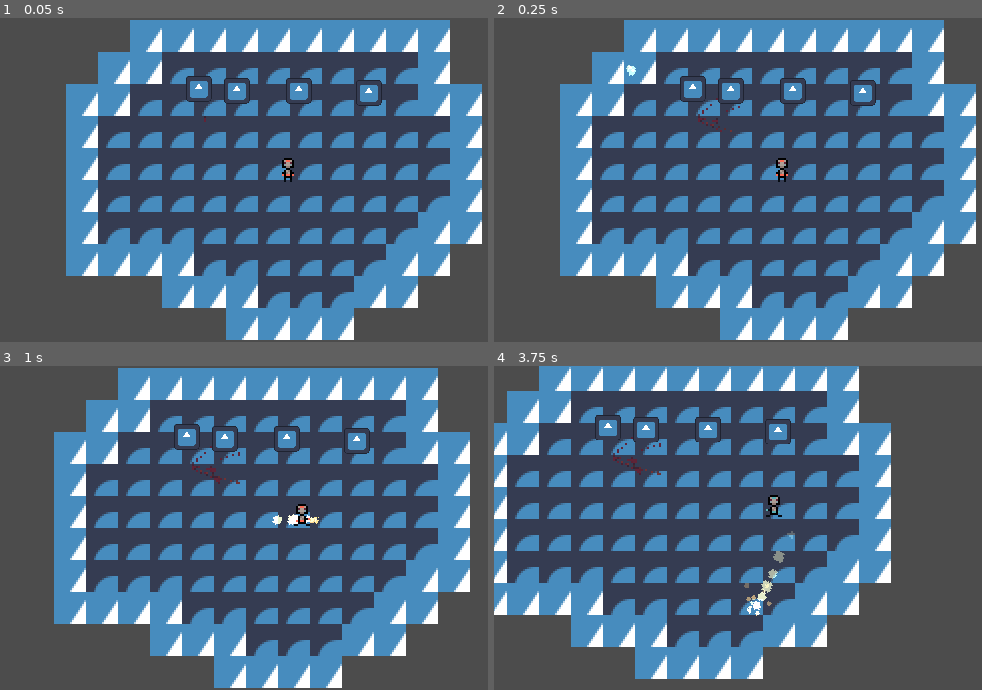
Above: before the commit, frames 1-4 (two rows, left to right).
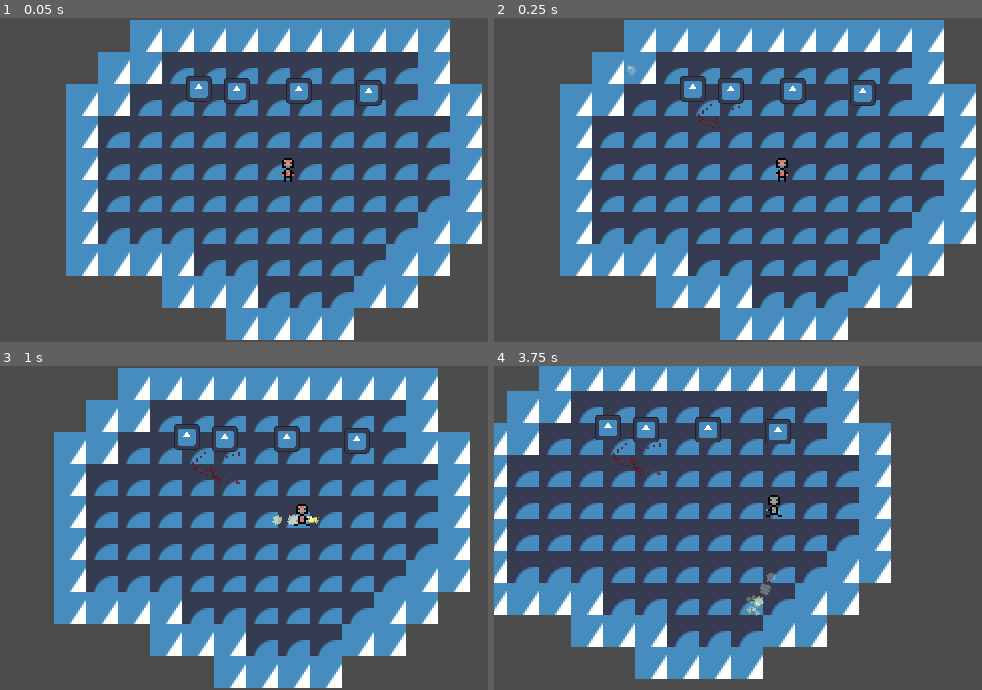
Above: after the commit, the same moments.

Repository: OlliO6/Granted-Wish
Game: Godot game, scene res://content/main.tscn
The game is run twice, just before and just after one commit, with the same random seed, the same clock (stepped at 60 frames per second) and the same inputs. The engine's default icon, where the game draws it, is replaced by a stand-in: a white triangle on a blue panel in a dark square.
Inputs (mouse positions are in pixels of both pictures, inside the frame that each line leads up to):
- Up to frame 1 (0.05 s): no input
- Up to frame 2 (0.25 s): no input
- Up to frame 3 (1 s): tap Enter at 0.5 s; move the mouse to (414, 511) at 0.52 s; press the mouse at (414, 511) at 0.53 s; hold D (move_right) from 0.53 s (still down)
- Up to frame 4 (3.75 s): move the mouse to (664, 544) at 1.27 s; release D (move_right) at 1.28 s; release the mouse at (664, 544) at 1.28 s; hold S (move_down) 1.28-2.03 s; tap Mouse wheel down (next_spell) at 1.35 s; move the mouse to (840, 456) at 2.02 s; hold D (move_right) 2.03-2.78 s; hold Mouse wheel up (previous_spell) 2.03-2.78 s; move the mouse to (752, 592) at 2.77 s; hold W (move_up) 2.78-3.53 s; click (752, 592) at 2.85 s; move the mouse to (952, 576) at 3.52 s; hold A (move_left) from 3.53 s (still down); hold Mouse wheel down (next_spell) from 3.53 s (still down)

Frame 1 is identical in both runs. In frame 2, less than 0.1% of the frame differs, in the area x 27-30%, y 14-18%; in frame 3, 0.1%; in frame 4, 0.4%, in the area x 51-62%, y 50-78%.

Commit message:
Add some vfx stuff idk

Diff:
--- /dev/null
+++ b/components/spawner.gd
@@ -0,0 +1,58 @@
+@tool
+class_name Spawner
+extends Node2D
+
+signal about_to_spawn(node: Node)
+signal spawned(node: Node)
+
+enum ChildOfEnum {DirectChild, AsSibling, SiblingOfParent, Owner, SiblingOfOwner, ChildOfCurrentScene, SpecifiedParent}
+
+@export var scene: PackedScene
+@export var child_of := ChildOfEnum.SpecifiedParent
+@export var specified_parent: NodePath
+
+func _get_configuration_warnings() -> PackedStringArray:
+    if !is_instance_valid(scene):
+        return ["Scene not set"]
+    if specified_parent.is_empty() and child_of == ChildOfEnum.SpecifiedParent:
+        return ["Parent not specified"]
+    return []
+
+func _draw() -> void:
+    if Engine.is_editor_hint():
+        var clr = Color.SLATE_BLUE
+        clr.a = 0.8
+        draw_line(Vector2.ZERO, Vector2.RIGHT * 2, clr, 1)
+        draw_circle(Vector2.ZERO, 1, clr)
+
+func spawn() -> Node:
+
+    var node := scene.instantiate()
+    var parent: Node
+
+    match child_of:
+        ChildOfEnum.DirectChild:
+            parent = self
+        ChildOfEnum.AsSibling:
+            parent = get_parent()
+        ChildOfEnum.SiblingOfParent:
+            parent = get_node("../..")
+        ChildOfEnum.Owner:
+            parent = owner
+        ChildOfEnum.SiblingOfOwner:
+            parent = owner.get_parent()
+        ChildOfEnum.ChildOfCurrentScene:
+            parent = get_tree().current_scene
+        ChildOfEnum.SpecifiedParent:
+            parent = get_node(specified_parent)
+
+    assert(parent, "Couldnt find a parent.")
+
+    about_to_spawn.emit(node)
+    parent.add_child(node)
+
+    if node is Node2D:
+        node.global_transform = global_transform
+
+    spawned.emit(node)
+    return node
--- a/content/entities/crate/crate.tscn
+++ b/content/entities/crate/crate.tscn
@@ -3,7 +3,7 @@
 [ext_resource type="Script" path="res://components/fighting/damage_receiver.gd" id="1_eryqk"]
 [ext_resource type="Script" path="res://components/fighting/health.gd" id="2_m1is0"]
 [ext_resource type="PackedScene" uid="uid://ebxmqawynko7" path="res://utils/dmg_flash_sprite.tscn" id="3_7s35q"]
-[ext_resource type="Shader" path="res://vfx/shaders/sprite_flash.gdshader" id="3_cqbcn"]
+[ext_resource type="Shader" path="res://vfx/common_shaders/sprite_flash.gdshader" id="3_cqbcn"]
 [ext_resource type="AudioStream" uid="uid://mb85a2q4y8vl" path="res://sfx/hit_hurt_1.wav" id="5_ki6pp"]
 [ext_resource type="Script" path="res://vfx/blood_effect/blood_spawner.gd" id="6_kjx8f"]
 [ext_resource type="PackedScene" uid="uid://bdwlpvhvpqmqf" path="res://vfx/blood_effect/blood_effect.tscn" id="7_eaasu"]
--- a/content/entities/spells/fire/fire_spell.tscn
+++ b/content/entities/spells/fire/fire_spell.tscn
@@ -48,7 +48,7 @@
 tracks/3/type = "value"
 tracks/3/imported = false
 tracks/3/enabled = true
-tracks/3/path = NodePath("GPUParticles2D/GPUParticles2D2:amount_ratio")
+tracks/3/path = NodePath("CanvasGroup/GPUParticles2D/GPUParticles2D2:amount_ratio")
 tracks/3/interp = 1
 tracks/3/loop_wrap = true
 tracks/3/keys = {
@@ -102,7 +102,7 @@
 tracks/3/type = "value"
 tracks/3/imported = false
 tracks/3/enabled = true
-tracks/3/path = NodePath("GPUParticles2D/GPUParticles2D2:amount_ratio")
+tracks/3/path = NodePath("CanvasGroup/GPUParticles2D/GPUParticles2D2:amount_ratio")
 tracks/3/interp = 1
 tracks/3/loop_wrap = true
 tracks/3/keys = {
@@ -319,9 +319,12 @@
 collision_layer = 8
 
 [node name="CollisionShape2D" type="CollisionShape2D" parent="Area2D"]
+visible = false
 shape = SubResource("CircleShape2D_qju78")
 
-[node name="GPUParticles2D" type="GPUParticles2D" parent="Area2D"]
+[node name="CanvasGroup" type="CanvasGroup" parent="Area2D"]
+
+[node name="GPUParticles2D" type="GPUParticles2D" parent="Area2D/CanvasGroup"]
 modulate = Color(1.5, 1.5, 1, 1)
 material = SubResource("CanvasItemMaterial_21qm4")
 position = Vector2(1, 0)
@@ -331,20 +334,22 @@
 explosiveness = 0.19
 local_coords = true
 
-[node name="GPUParticles2D2" type="GPUParticles2D" parent="Area2D/GPUParticles2D"]
+[node name="GPUParticles2D2" type="GPUParticles2D" parent="Area2D/CanvasGroup/GPUParticles2D"]
 show_behind_parent = true
 material = SubResource("CanvasItemMaterial_21qm4")
 amount = 6
 process_material = SubResource("ParticleProcessMaterial_kq3wh")
 texture = ExtResource("4_5a2no")
-explosiveness = 0.19
+explosiveness = 0.1
 
 [node name="AttackArea" type="Area2D" parent="Area2D" node_paths=PackedStringArray("damage_dealer")]
+visible = false
 collision_layer = 0
 collision_mask = 5
 monitorable = false
 script = ExtResource("4_0vw7e")
 damage_dealer = NodePath("../../DamageDealer")
+deactivate_on_damage_dealed = true
 
 [node name="CollisionShape2D" type="CollisionShape2D" parent="Area2D/AttackArea"]
 position = Vector2(-1, 0)
--- /dev/null
+++ b/content/entities/spells/fire/fire_spell_enemy.tscn
@@ -0,0 +1,17 @@
+[gd_scene load_steps=4 format=3 uid="uid://btv6lbk0s7oeo"]
+
+[ext_resource type="PackedScene" uid="uid://b7ifegmm708j0" path="res://content/entities/spells/fire/fire_spell.tscn" id="1_am1pk"]
+[ext_resource type="Shader" path="res://vfx/common_shaders/canvas_group/outline.gdshader" id="2_j80ih"]
+
+[sub_resource type="ShaderMaterial" id="ShaderMaterial_yg0sn"]
+shader = ExtResource("2_j80ih")
+shader_parameter/line_color = Color(0.823529, 0.180392, 0.313726, 1)
+shader_parameter/line_scale = 1.0
+
+[node name="FireSpell" instance=ExtResource("1_am1pk")]
+
+[node name="CanvasGroup" parent="Area2D" index="1"]
+material = SubResource("ShaderMaterial_yg0sn")
+
+[node name="AttackArea" parent="Area2D" index="2"]
+collision_mask = 3
--- a/content/main.tscn
+++ b/content/main.tscn
@@ -6,8 +6,10 @@
 [ext_resource type="PackedScene" uid="uid://b7ifegmm708j0" path="res://content/entities/spells/fire/fire_spell.tscn" id="3_6pgig"]
 [ext_resource type="PackedScene" uid="uid://b4a43y8y3pfei" path="res://content/entities/crate/crate.tscn" id="4_qeshn"]
 [ext_resource type="PackedScene" uid="uid://bdwlpvhvpqmqf" path="res://vfx/blood_effect/blood_effect.tscn" id="5_8p0uu"]
-[ext_resource type="Shader" path="res://vfx/shaders/sprite_flash.gdshader" id="6_8bo0n"]
+[ext_resource type="Shader" path="res://vfx/common_shaders/sprite_flash.gdshader" id="6_8bo0n"]
 [ext_resource type="Shader" path="res://vfx/blood_effect/blood_container.gdshader" id="7_o2qfo"]
+[ext_resource type="Script" path="res://components/spawner.gd" id="7_ofaj6"]
+[ext_resource type="PackedScene" uid="uid://btv6lbk0s7oeo" path="res://content/entities/spells/fire/fire_spell_enemy.tscn" id="8_xv0h7"]
 
 [sub_resource type="Environment" id="Environment_srm4m"]
 background_mode = 3
@@ -81,12 +83,24 @@
 
 [node name="Crate" parent="." instance=ExtResource("4_qeshn")]
 position = Vector2(92, 28)
+collision_layer = 4
 
 [node name="Health" parent="Crate" index="1"]
 max_health = 12
 
 [node name="Sprite2D" parent="Crate" index="3"]
 material = SubResource("ShaderMaterial_ocv7n")
+
+[node name="Spawner" type="Node2D" parent="Crate"]
+position = Vector2(7, 7)
+rotation = 1.5708
+script = ExtResource("7_ofaj6")
+scene = ExtResource("8_xv0h7")
+specified_parent = NodePath("../..")
+
+[node name="Timer" type="Timer" parent="Crate/Spawner"]
+wait_time = 2.0
+autostart = true
 
 [node name="Crate2" parent="." instance=ExtResource("4_qeshn")]
 position = Vector2(111, 29)
@@ -121,5 +135,10 @@
 [node name="BloodEffect" parent="Sprite2D/BloodViewport" instance=ExtResource("5_8p0uu")]
 position = Vector2(100, 50)
 
+[node name="GPUParticles2D" parent="Sprite2D/BloodViewport/BloodEffect" index="0"]
+emitting = true
+
+[connection signal="timeout" from="Crate/Spawner/Timer" to="Crate/Spawner" method="spawn"]
+
 [editable path="Crate"]
 [editable path="Sprite2D/BloodViewport/BloodEffect"]
--- a/utils/dmg_flash_sprite.tscn
+++ b/utils/dmg_flash_sprite.tscn
@@ -1,6 +1,6 @@
 [gd_scene load_steps=5 format=3 uid="uid://ebxmqawynko7"]
 
-[ext_resource type="Shader" path="res://vfx/shaders/sprite_flash.gdshader" id="1_ga5bo"]
+[ext_resource type="Shader" path="res://vfx/common_shaders/sprite_flash.gdshader" id="1_ga5bo"]
 [ext_resource type="Texture2D" uid="uid://c7lg1tgf5uy5j" path="res://icon.svg" id="2_2dkom"]
 [ext_resource type="Script" path="res://utils/damage_flash_sprite.gd" id="3_4qxnj"]
 
--- a/utils/util_functions.gd
+++ b/utils/util_functions.gd
@@ -5,3 +5,15 @@
 	if rng:
 		return rng.randf_range(v_range.x, v_range.y)
 	return randf_range(v_range.x, v_range.y)
+
+static func get_all_children(node: Node) -> Array[Node]:
+	var nodes: Array = []
+
+	for n in node.get_children():
+		if n.get_child_count() > 0:
+			nodes.append(n)
+			nodes.append_array(get_all_children(n))
+		else:
+			nodes.append(n)
+
+	return nodes
--- /dev/null
+++ b/vfx/common_shaders/canvas_group/outline.gdshader
@@ -0,0 +1,23 @@
+shader_type canvas_item;
+
+#include "res://vfx/common_shaders/constants.gdshaderinc"
+
+uniform vec4 line_color : source_color = vec4(1.0, 1.0, 1.0, 1.0);//color line
+uniform float line_scale : hint_range(0, 20) = 1.0;    // thickness of the line
+
+uniform sampler2D screen_texture : hint_screen_texture;
+
+void fragment()
+{
+	vec2 size = GAME_PIXEL_SIZE * line_scale;
+
+	float outline = texture(screen_texture, SCREEN_UV + vec2(-size.x, 0)).a;
+	outline += texture(screen_texture, SCREEN_UV + vec2(0, size.y)).a;
+	outline += texture(screen_texture, SCREEN_UV + vec2(size.x, 0)).a;
+	outline += texture(screen_texture, SCREEN_UV + vec2(0, -size.y)).a;
+	outline = min(outline, 1.0);
+
+	vec4 color = texture(screen_texture, SCREEN_UV);
+
+	COLOR = mix(color, line_color, outline - color.a);
+}
--- /dev/null
+++ b/vfx/common_shaders/canvas_group/pixelate.gdshader
@@ -0,0 +1,26 @@
+shader_type canvas_item;
+render_mode unshaded;
+
+#include "res://vfx/common_shaders/constants.gdshaderinc"
+
+uniform vec4 line_color : source_color = vec4(1.0, 1.0, 1.0, 1.0);//color line
+uniform float line_scale : hint_range(0, 20) = 1.0;    // thickness of the line
+
+uniform sampler2D screen_texture : hint_screen_texture;
+
+vec4 get_downscaled_color(sampler2D tex, vec2 uv) {
+	vec2 size = GAME_WINDOW_SIZE;
+	vec2 px = ceil(uv*size);
+	return texture(tex, (px) / size);
+}
+
+void fragment()
+{
+	vec4 c = get_downscaled_color(screen_texture, SCREEN_UV);
+
+    if (c.a > 0.0001) {
+        c.rgb /= c.a;
+    }
+
+    COLOR *= c;
+}
--- /dev/null
+++ b/vfx/common_shaders/canvas_group/pixelate_and_outline.gdshader
@@ -0,0 +1,34 @@
+shader_type canvas_item;
+render_mode unshaded;
+
+#include "res://vfx/common_shaders/constants.gdshaderinc"
+
+uniform vec4 line_color : source_color = vec4(1.0, 1.0, 1.0, 1.0);//color line
+uniform float line_scale : hint_range(0, 20) = 1.0;    // thickness of the line
+
+uniform sampler2D screen_texture : hint_screen_texture;
+
+vec4 get_downscaled_color(sampler2D tex, vec2 uv) {
+	vec2 size = GAME_WINDOW_SIZE;
+	vec2 px = ceil(uv*size);
+	return texture(tex, (px) / size);
+}
+
+void fragment()
+{
+	vec2 size = GAME_PIXEL_SIZE * line_scale;
+
+	float outline = get_downscaled_color(screen_texture, SCREEN_UV + vec2(-size.x, 0)).a;
+	outline += get_downscaled_color(screen_texture, SCREEN_UV + vec2(0, size.y)).a;
+	outline += get_downscaled_color(screen_texture, SCREEN_UV + vec2(size.x, 0)).a;
+	outline += get_downscaled_color(screen_texture, SCREEN_UV + vec2(0, -size.y)).a;
+	outline = min(outline, 1.0);
+
+	vec4 color = get_downscaled_color(screen_texture, SCREEN_UV);
+
+	if (color.a > 0.0001) {
+	    color.rgb /= color.a;
+	}
+
+	COLOR = mix(color, line_color, outline - color.a);
+}
Not shown: 1 places in content/main.tscn that only renumber resources
Not shown, added: vfx/common_shaders/constants.gdshaderinc
Renamed: vfx/shaders/sprite_flash.gdshader -> vfx/common_shaders/sprite_flash.gdshader
